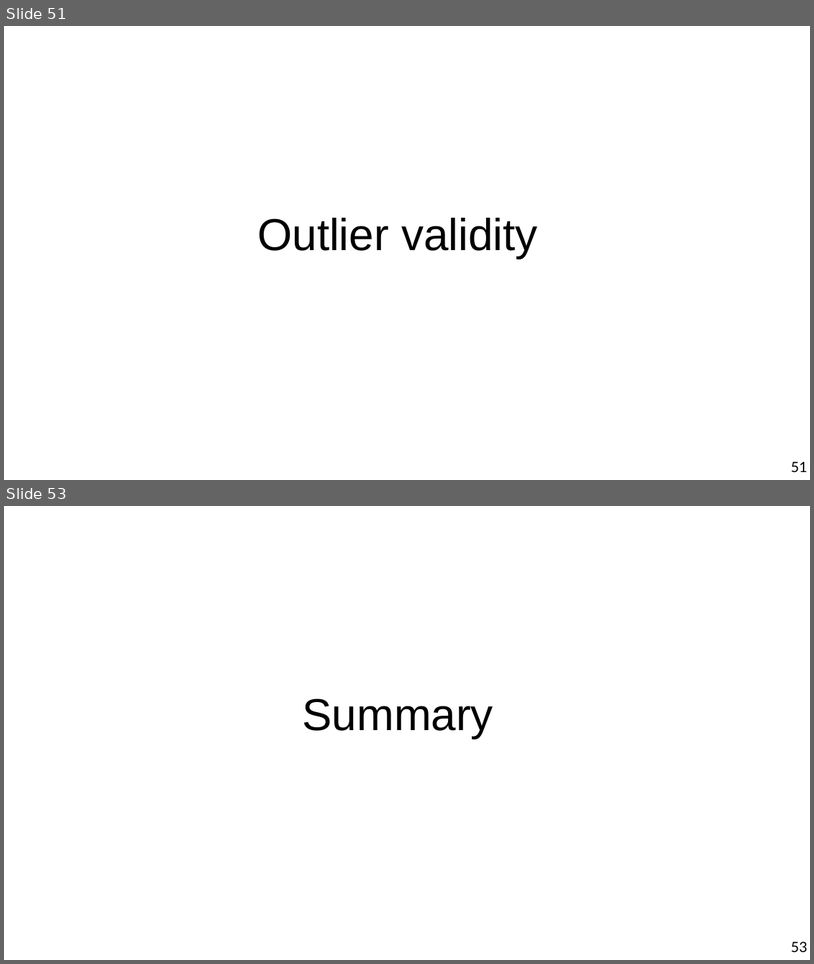
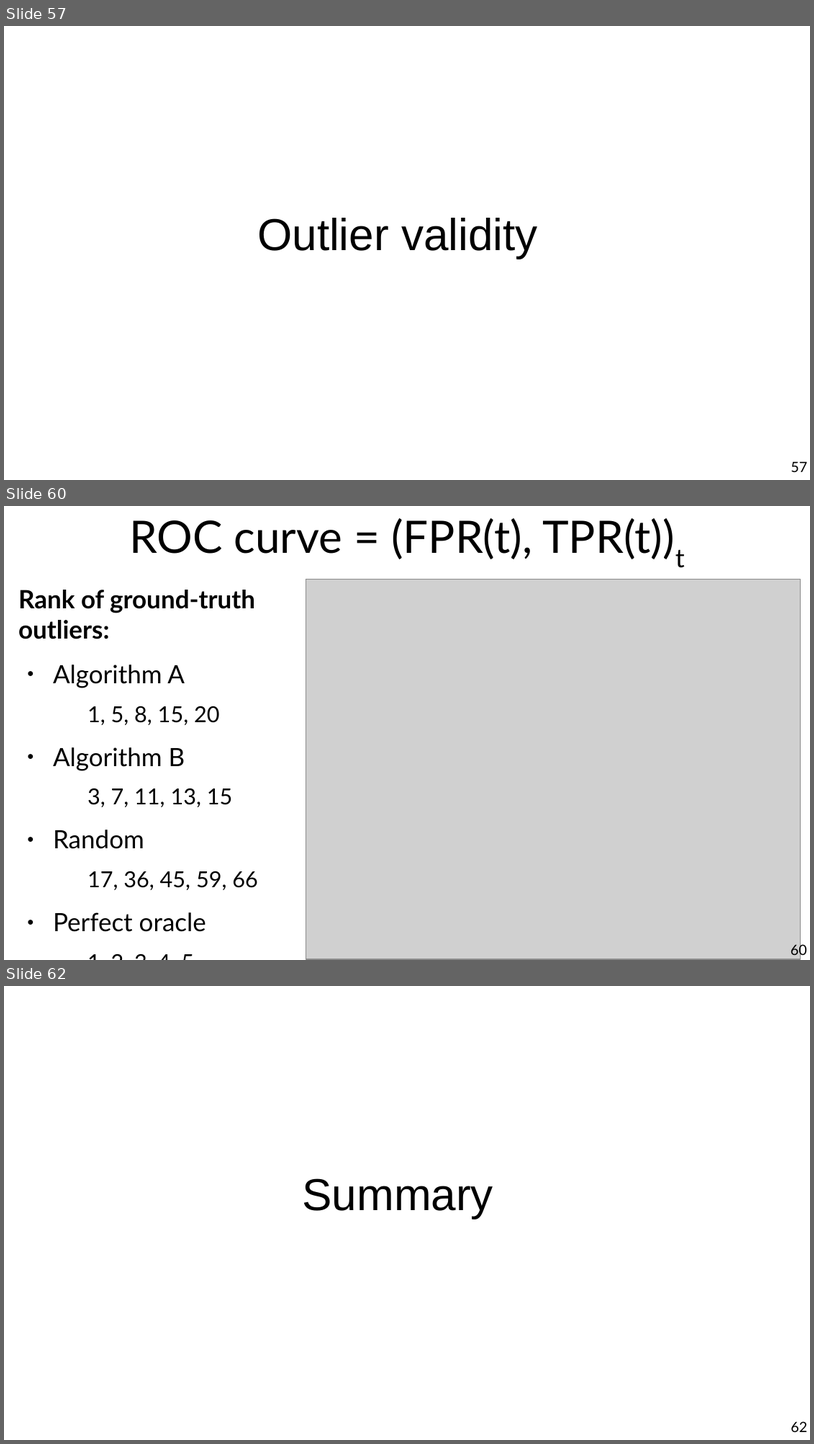
Before and after one commit to marco-calautti/data-mining-course, a slide deck: theory/tt09_outlier_detection.odp. Shown one above the other, each under a label of ours: slides 51 and 53 before the commit, slides 57, 60 and 62 after it; the slides between them are not shown. The pictures are 814x964 and 814x1444 pixels, drawn with LibreOffice and Linux fonts; fonts in the diff are those of the drawing; grey boxes stand for pictures. Boxes give left, top, right and bottom in pixels: in the first picture for what was removed or moved away, otherwise in the second. Text is boxed around its words. In the diff, an @@ line names an element or a change of style, - is before the commit and + after.

```diff
--- a/theory/tt09_outlier_detection.odp
+++ b/theory/tt09_outlier_detection.odp
@@ slide 60 added at (4, 506, 810, 960), background #FFFFFF @@
@@ title added at (129, 518, 685, 568), 44 pt, text #000000 @@
+ROC curve = (FPR(t), TPR(t))t
@@ text added at (18, 590, 258, 932), 24.8 pt, text #000000 @@
+Rank of ground-truth outliers:
+● Algorithm A
+  1, 5, 8, 15, 20
+● Algorithm B
+  3, 7, 11, 13, 15
+● Random
+  17, 36, 45, 59, 66
+● Perfect oracle
+  1, 2, 3, 4, 5
@@ picture added at (306, 579, 802, 960) @@
@@ page number added at (791, 942, 808, 958), 14 pt, text #000000 @@
+60
@@ what was slide 51 is now slide 57 @@
@@ page number at (791, 462, 808, 472): text changed @@
-51
+57
@@ what was slide 53 is now slide 62 @@
@@ page number at (791, 1421, 808, 1432): text changed @@
-53
+62
```
Also in this commit, not shown: 10 slides changed, 9 other slides added, 1 slide removed.
